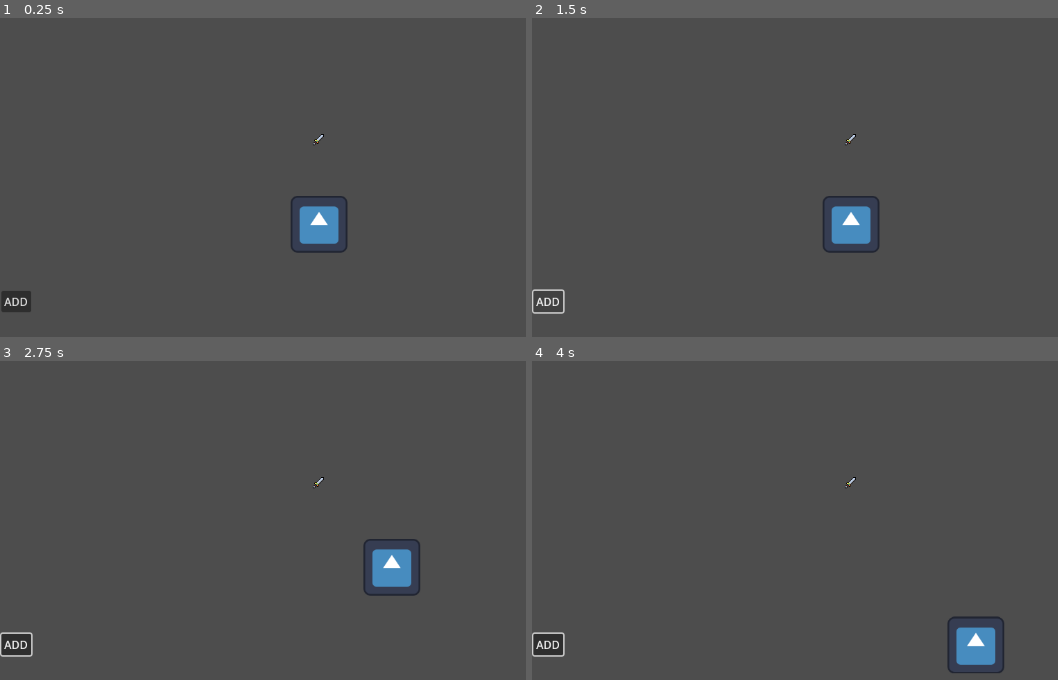
Above: before the commit, frames 1-4 (two rows, left to right).
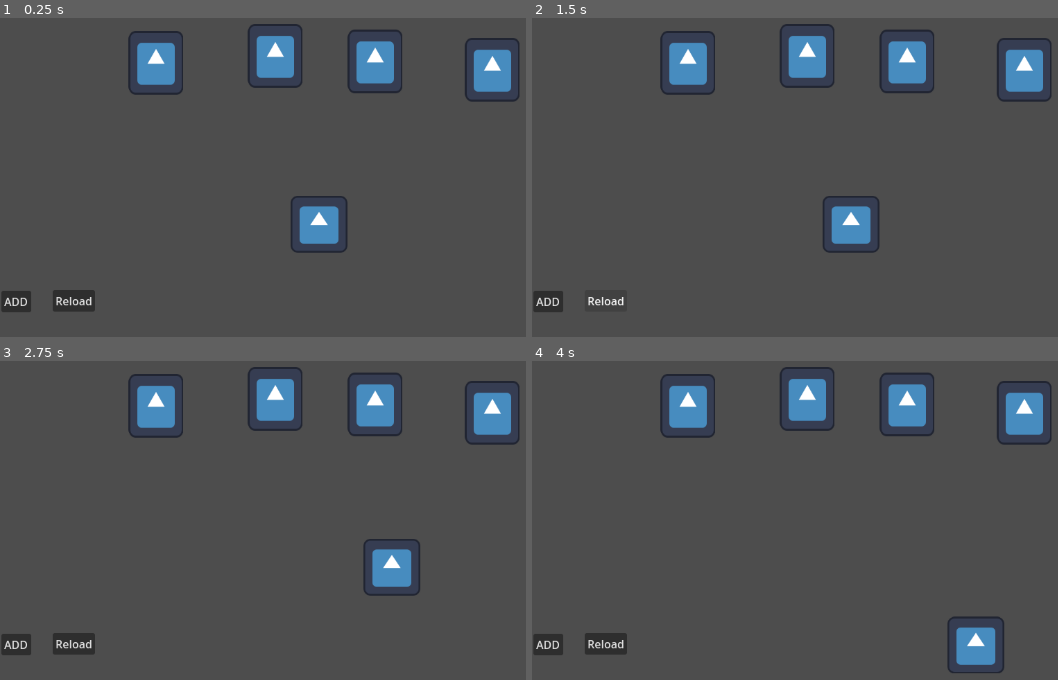
Above: after the commit, the same moments.

Repository: twiederk/InventorySystemLootTable
Game: Godot game, scene res://scenes/test_scene.tscn
The game is run twice, just before and just after one commit, with the same random seed, the same clock (stepped at 60 frames per second) and the same inputs. The engine's default icon, where the game draws it, is replaced by a stand-in: a white triangle on a blue panel in a dark square.
Inputs (mouse positions are in pixels of both pictures, inside the frame that each line leads up to):
- Up to frame 1 (0.25 s): no input
- Up to frame 2 (1.5 s): click "ADD" at 0.5 s; click "ADD" (after the commit: "Reload") at 1.25 s
- Up to frame 3 (2.75 s): tap Enter at 2 s; move the mouse to (outside the picture) at 2.02 s; hold Right (ui_right) from 2.03 s (still down); click (outside the picture) at 2.17 s
- Up to frame 4 (4 s): move the mouse to (773, 587) at 2.77 s; release Right (ui_right) at 2.78 s; hold Down (ui_down) 2.78-3.53 s; click (773, 587) at 2.92 s; move the mouse to (1010, 466) at 3.52 s; hold Right (ui_right) from 3.53 s (still down); click (1010, 466) at 3.67 s

The runs differ from the first frame. In frame 1, 5.4% of the frame differs, in the area x 10-99%, y 1-92%; in frame 2, 5.1%; in frame 3, 5.5%, in the area x 0-99%, y 1-93%; in frame 4, 5.5%.

Commit message:
Completed tutorial

Diff:
--- /dev/null
+++ b/data/Goblin.json
@@ -0,0 +1,10 @@
+{
+	"0": {
+		"ItemId": 0,
+		"weight": 1
+	},
+	"1": {
+		"ItemId": 2,
+		"weight": 3
+	}
+}
--- a/scenes/AbstractItem.gd
+++ b/scenes/AbstractItem.gd
@@ -4,8 +4,8 @@
 var id = ""
 
 #testing
-func _ready():
-	set_property()
+#func _ready():
+	#set_property()
 
 
 func set_property(ID = "0"):
--- /dev/null
+++ b/scenes/ReloadButton.gd
@@ -0,0 +1,5 @@
+extends Button
+
+
+func _on_pressed():
+	get_tree().reload_current_scene()
--- /dev/null
+++ b/scenes/enemy.gd
@@ -0,0 +1,45 @@
+class_name AbstractEnemy
+extends CharacterBody2D
+
+@export var item_node: PackedScene
+var content
+var table_name = ""
+
+
+func _ready():
+	randomize()
+	var file = FileAccess.open("res://data/" + table_name + ".json",FileAccess.READ)
+
+	content = JSON.parse_string(file.get_as_text())
+
+	file.close()
+
+
+func item_drop(id):
+	var item = item_node.instantiate()
+	item.set_property(id)
+	item.position = global_position
+	get_tree().current_scene.add_child(item)
+
+
+func drop_loot():
+	var total_weight = 0
+	var cumulative_weight = []
+
+	for i in content:
+		total_weight += int(content[i]["weight"])
+		cumulative_weight.append([content[i]["ItemId"], total_weight])
+
+	var chance = randf_range(0, total_weight)
+
+	for i in cumulative_weight:
+		if chance < i[1]:
+			item_drop(str(i[0]))
+			print(chance, "\n", i[0])
+			return
+
+
+func _on_area_2d_input_event(viewport, event, shape_idx):
+	if event is InputEventMouseButton:
+		drop_loot()
+		queue_free()
--- /dev/null
+++ b/scenes/enemy.tscn
@@ -0,0 +1,20 @@
+[gd_scene load_steps=4 format=3 uid="uid://ca1htnpbmo73y"]
+
+[ext_resource type="Script" path="res://scenes/enemy.gd" id="1_j7rlq"]
+[ext_resource type="Texture2D" uid="uid://dipiqe7blcxxi" path="res://icon.svg" id="1_wabc4"]
+
+[sub_resource type="RectangleShape2D" id="RectangleShape2D_rrp5p"]
+
+[node name="enemy" type="CharacterBody2D"]
+script = ExtResource("1_j7rlq")
+
+[node name="Sprite2D" type="Sprite2D" parent="."]
+scale = Vector2(0.617188, 0.71875)
+texture = ExtResource("1_wabc4")
+
+[node name="Area2D" type="Area2D" parent="."]
+
+[node name="CollisionShape2D" type="CollisionShape2D" parent="Area2D"]
+shape = SubResource("RectangleShape2D_rrp5p")
+
+[connection signal="input_event" from="Area2D" to="." method="_on_area_2d_input_event"]
--- /dev/null
+++ b/scenes/goblin.gd
@@ -0,0 +1,4 @@
+extends AbstractEnemy
+
+func _init():
+	table_name = "Goblin"
--- /dev/null
+++ b/scenes/goblin.tscn
@@ -0,0 +1,9 @@
+[gd_scene load_steps=4 format=3 uid="uid://cqrema8u6x3g3"]
+
+[ext_resource type="PackedScene" uid="uid://ca1htnpbmo73y" path="res://scenes/enemy.tscn" id="1_wgook"]
+[ext_resource type="Script" path="res://scenes/goblin.gd" id="2_2atdc"]
+[ext_resource type="PackedScene" uid="uid://fglrlqtrstcx" path="res://scenes/abstract_item.tscn" id="3_213en"]
+
+[node name="Goblin" instance=ExtResource("1_wgook")]
+script = ExtResource("2_2atdc")
+item_node = ExtResource("3_213en")
--- a/scenes/test_scene.tscn
+++ b/scenes/test_scene.tscn
@@ -1,9 +1,10 @@
-[gd_scene load_steps=5 format=3 uid="uid://bs0gddqq8n64p"]
+[gd_scene load_steps=6 format=3 uid="uid://bs0gddqq8n64p"]
 
 [ext_resource type="Script" path="res://scenes/Inventory.gd" id="1_fjf8x"]
 [ext_resource type="Script" path="res://scenes/AddButton.gd" id="2_8ktls"]
-[ext_resource type="PackedScene" uid="uid://fglrlqtrstcx" path="res://scenes/abstract_item.tscn" id="3_lkocm"]
+[ext_resource type="Script" path="res://scenes/ReloadButton.gd" id="3_i7v3l"]
 [ext_resource type="PackedScene" uid="uid://bd22ifuta3xe7" path="res://scenes/player.tscn" id="4_tqflw"]
+[ext_resource type="PackedScene" uid="uid://cqrema8u6x3g3" path="res://scenes/goblin.tscn" id="5_sdjqd"]
 
 [node name="TestScene" type="Node2D"]
 
@@ -28,10 +29,29 @@
 text = "ADD"
 script = ExtResource("2_8ktls")
 
-[node name="AbstractItem" parent="." instance=ExtResource("3_lkocm")]
-position = Vector2(459, 206)
+[node name="ReloadButton" type="Button" parent="UI/DevTool"]
+offset_left = 76.0
+offset_top = 423.0
+offset_right = 137.0
+offset_bottom = 454.0
+text = "Reload
+"
+script = ExtResource("3_i7v3l")
 
 [node name="Player" parent="." instance=ExtResource("4_tqflw")]
 position = Vector2(460, 328)
 
+[node name="Goblin" parent="." instance=ExtResource("5_sdjqd")]
+position = Vector2(225, 95)
+
+[node name="Goblin2" parent="." instance=ExtResource("5_sdjqd")]
+position = Vector2(397, 85)
+
+[node name="Goblin3" parent="." instance=ExtResource("5_sdjqd")]
+position = Vector2(541, 93)
+
+[node name="Goblin4" parent="." instance=ExtResource("5_sdjqd")]
+position = Vector2(710, 105)
+
 [connection signal="pressed" from="UI/DevTool/AddButton" to="UI/DevTool/AddButton" method="_on_pressed"]
+[connection signal="pressed" from="UI/DevTool/ReloadButton" to="UI/DevTool/ReloadButton" method="_on_pressed"]
